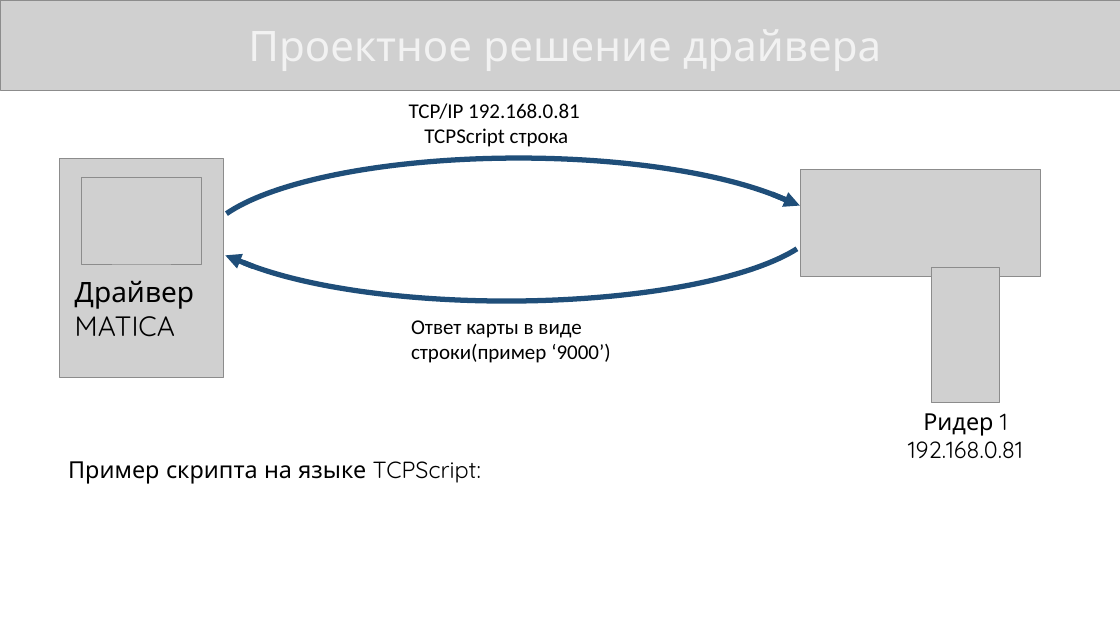
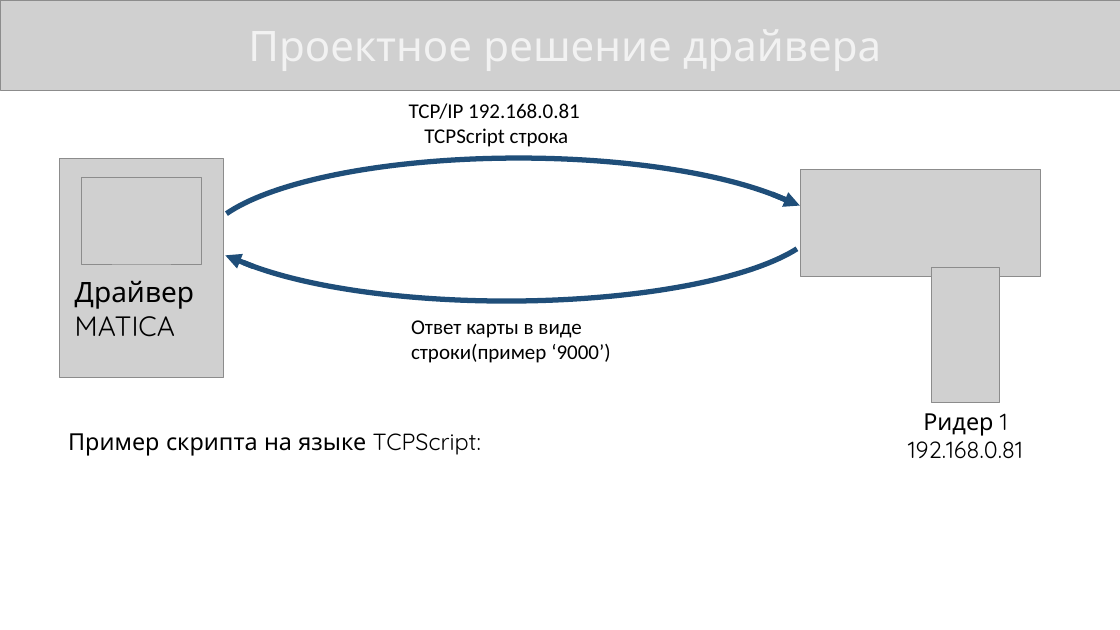
Before and after one commit to KonstantinShemyakin/Diplom, a slide deck: slide 11 of Presentation/NMSTU_Presentation.pptx. Drawn at 1120x630 pixels with LibreOffice and Linux fonts; fonts in the diff are those of the drawing; grey boxes stand for pictures. Boxes give left, top, right and bottom in pixels: in the first picture for what was removed or moved away, otherwise in the second. Text is boxed around its words. In the diff, an @@ line names an element or a change of style, - is before the commit and + after.

Commit message:
Almost completed presentation. Add TCPScript scripts.

```diff
--- a/Presentation/NMSTU_Presentation.pptx
+++ b/Presentation/NMSTU_Presentation.pptx
@@ text "Пример скрипта на языке TCPScript:": place and size @@
-text "Пример скрипта на языке TCPScript:" at (68, 461, 481, 484)
+text "Пример скрипта на языке TCPScript:" at (68, 433, 481, 456)
```
Also in this commit, not shown: 1 other slide changed, 1 slide added, 2 slides removed.
